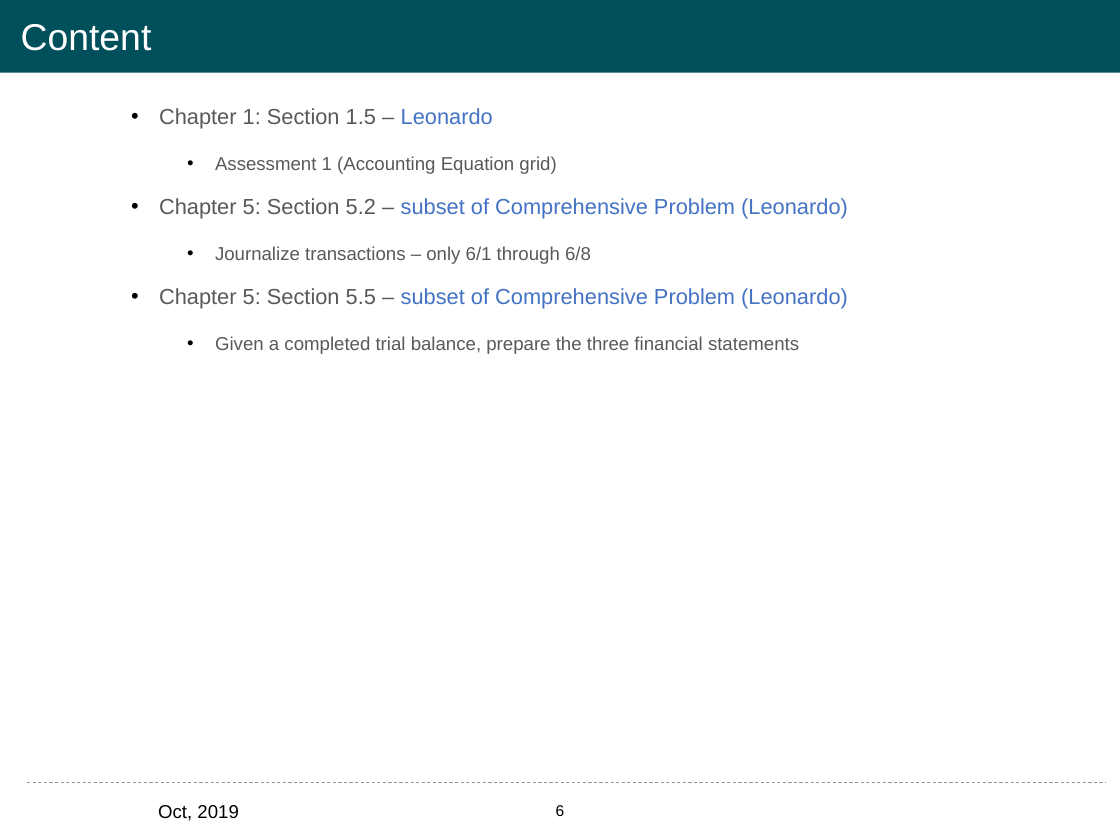
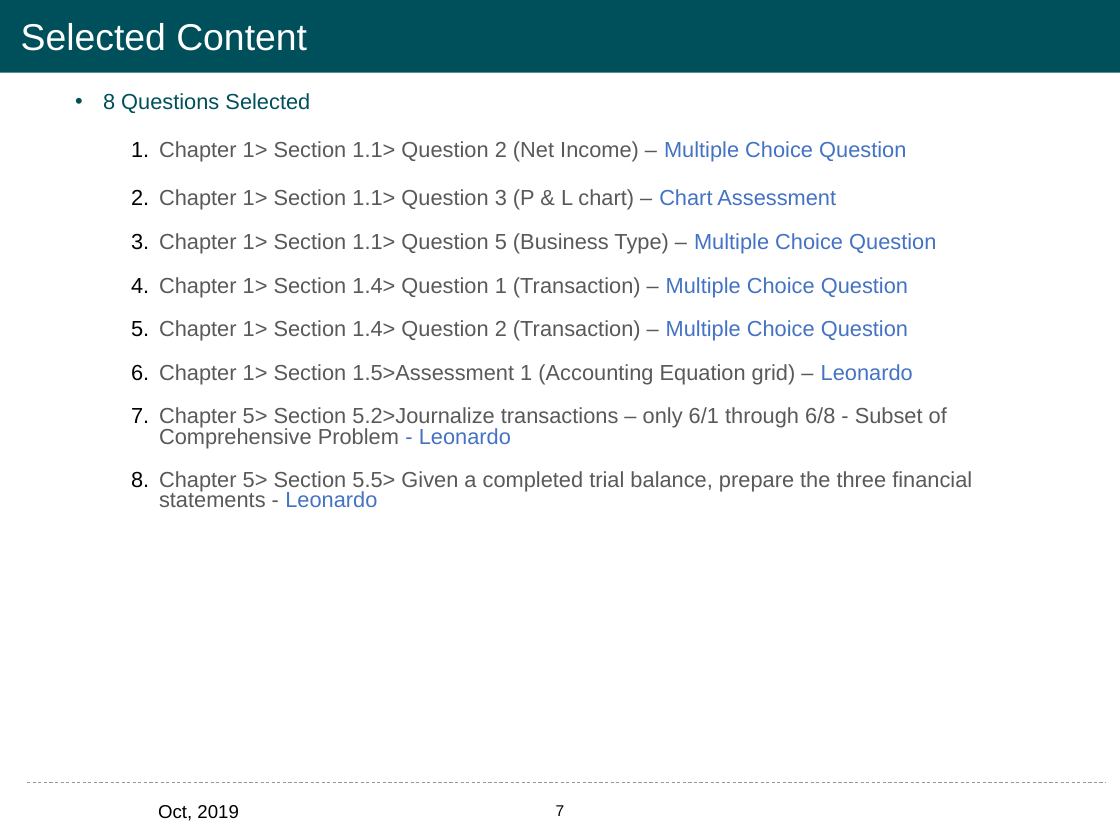
Before and after one commit to leonardodls/product-introduction-financial-accounting, a slide deck: slide 7 of assets/public/Documents/Class Trial/Documents/Class Trial - Specifications.pptx (slide 6 before the commit). Drawn at 1120x840 pixels with LibreOffice and Linux fonts; fonts in the diff are those of the drawing; background and template pictures are left out. Boxes give left, top, right and bottom in pixels: in the first picture for what was removed or moved away, otherwise in the second. Text is boxed around its words. In the diff, an @@ line names an element or a change of style, - is before the commit and + after.

Commit message:
content updated

```diff
--- a/assets/public/Documents/Class Trial/Documents/Class Trial - Specifications.pptx
+++ b/assets/public/Documents/Class Trial/Documents/Class Trial - Specifications.pptx
@@ title at [21,23,307,51]: text changed @@
-Content
+Selected Content
@@ text at [103,93,972,507]: text changed @@
-  • Chapter 1: Section 1.5 – Leonardo
-    • Assessment 1 (Accounting Equation grid)
-  • Chapter 5: Section 5.2 – subset of Comprehensive Problem (Leonardo)
-    • Journalize transactions – only 6/1 through 6/8
-  • Chapter 5: Section 5.5 – subset of Comprehensive Problem (Leonardo)
-    • Given a completed trial balance, prepare the three financial statements
+• 8 Questions Selected
+  1. Chapter 1> Section 1.1> Question 2 (Net Income) – Multiple Choice Question
+  2. Chapter 1> Section 1.1> Question 3 (P & L chart) – Chart Assessment
+  3. Chapter 1> Section 1.1> Question 5 (Business Type) – Multiple Choice Question
+  4. Chapter 1> Section 1.4> Question 1 (Transaction) – Multiple Choice Question
+  5. Chapter 1> Section 1.4> Question 2 (Transaction) – Multiple Choice Question
+  6. Chapter 1> Section 1.5>Assessment 1 (Accounting Equation grid) – Leonardo
+  7. Chapter 5> Section 5.2>Journalize transactions – only 6/1 through 6/8 - Subset of Comprehensive Problem - Leonardo
+  8. Chapter 5> Section 5.5> Given a completed trial balance, prepare the three financial statements - Leonardo
@@ page number at [556,805,565,816]: text changed @@
-6
+7
```
Also in this commit, not shown: 4 other slides changed, 4 slides added, 20 other files.
